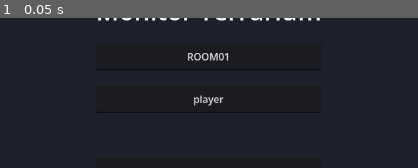
Above: before the commit, frame 1.
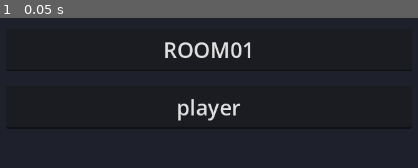
Above: after the commit, the same moment.

Repository: isjkms/Terrarium_Client
Game: Godot game, scene res://menu.tscn
Same seed, same stepped clock (60 frames per second), same inputs: the game is played once before the commit and once after it.
Inputs:
- Up to frame 1 (0.05 s): no input

The runs differ from the first frame. In frame 1, 3.1% of the frame differs, in the area x 1-99%, y 0-69%.

Commit message:
[CL-024][fix] 메뉴 글자 크기 확대
https://github.com/isjkms/Terrarium_Client/issues/23

Diff:
--- a/menu.tscn
+++ b/menu.tscn
@@ -30,31 +30,35 @@
 layout_mode = 2
 text = "Monitor Terrarium"
 horizontal_alignment = 1
-theme_override_font_sizes/font_size = 40
+theme_override_font_sizes/font_size = 72
 
 [node name="RoomEdit" type="LineEdit" parent="Center/VBox"]
-custom_minimum_size = Vector2(360, 44)
+custom_minimum_size = Vector2(560, 68)
 layout_mode = 2
 text = "ROOM01"
 placeholder_text = "room code (6자리)"
+alignment = 1
 max_length = 6
-alignment = 1
+theme_override_font_sizes/font_size = 34
 
 [node name="NickEdit" type="LineEdit" parent="Center/VBox"]
-custom_minimum_size = Vector2(360, 44)
+custom_minimum_size = Vector2(560, 68)
 layout_mode = 2
 text = "player"
 placeholder_text = "nickname"
 alignment = 1
+theme_override_font_sizes/font_size = 34
 
 [node name="ErrorLabel" type="Label" parent="Center/VBox"]
 layout_mode = 2
 horizontal_alignment = 1
 theme_override_colors/font_color = Color(0.9, 0.3, 0.3, 1)
+theme_override_font_sizes/font_size = 30
 
 [node name="StartButton" type="Button" parent="Center/VBox"]
-custom_minimum_size = Vector2(220, 56)
+custom_minimum_size = Vector2(320, 80)
 layout_mode = 2
 text = "시작"
+theme_override_font_sizes/font_size = 40
 
 [connection signal="pressed" from="Center/VBox/StartButton" to="." method="_on_start_pressed"]
